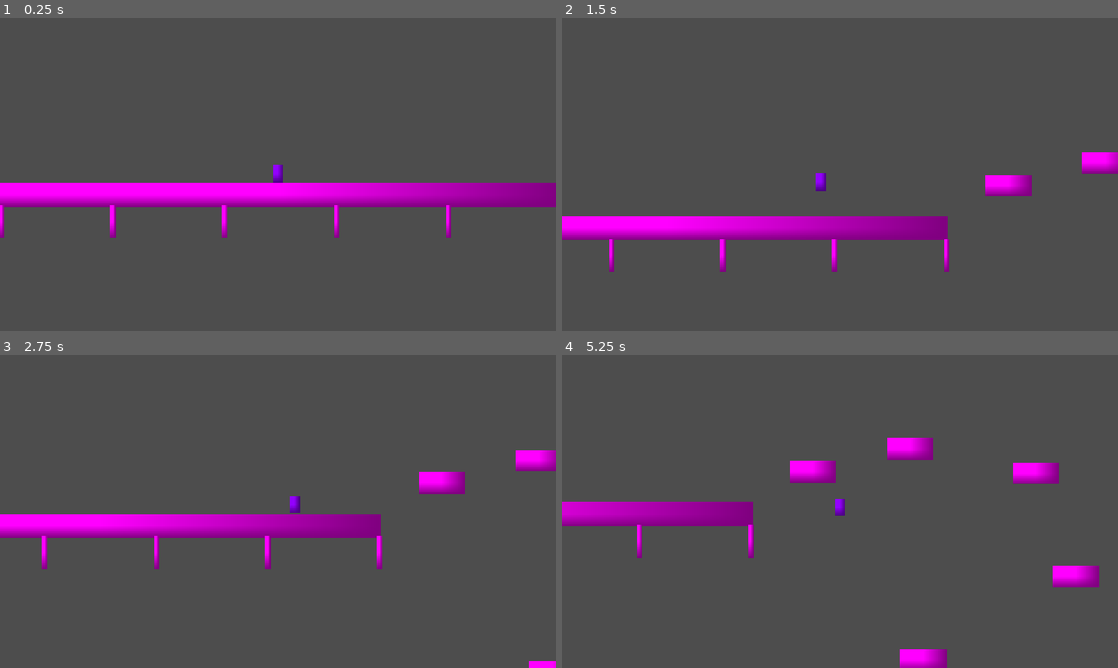
Above: before the commit, frames 1-4 (two rows, left to right).
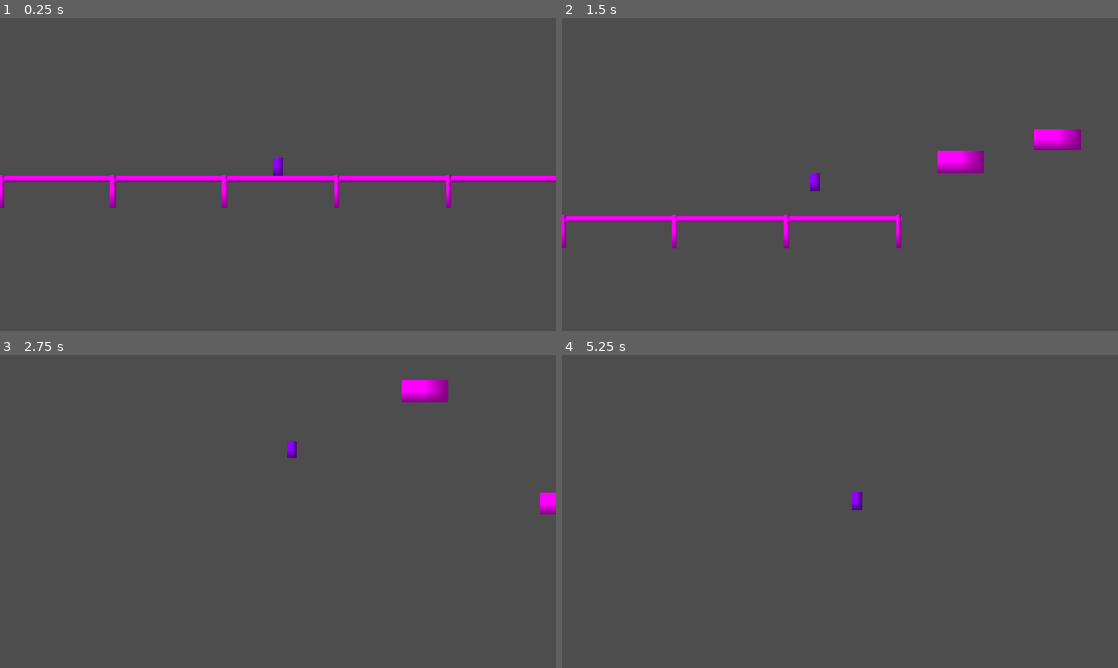
Above: after the commit, the same moments.

Repository: sharwenn-dev/cerulean_eclipse
Game: Godot game, scene res://scenes/test_world.tscn
Two runs of this game, one before a commit and one after it. Both use one fixed random seed, a clock stepped at 60 frames per second and the inputs below.
Inputs:
- Up to frame 1 (0.25 s): no input
- Up to frame 2 (1.5 s): tap Enter (ui_accept) at 0.5, 1.35 s; hold Enter (ui_accept) 0.53-1.28 s; hold D (ui_right) from 0.53 s (still down)
- Up to frame 3 (2.75 s): tap Enter (ui_accept) at 1.52, 1.82 s; release D (ui_right) at 2.03 s; hold A (ui_left) from 2.03 s (still down); hold Enter (ui_accept) from 2.03 s (still down)
- Up to frame 4 (5.25 s): release A (ui_left) at 2.78 s; release Enter (ui_accept) at 2.78 s; hold D (ui_right) 2.78-4.28 s; tap Enter (ui_accept) at 2.85, 3.02, 3.32, 4.35, 4.52, 4.82 s; hold Enter (ui_accept) 3.53-4.28 s; hold A (ui_left) 4.28-5.03 s; hold D (ui_right) from 5.03 s (still down); hold Enter (ui_accept) from 5.03 s (still down)

The runs differ from the first frame. In frame 1, 10% of the frame differs, in the area x 0-100%, y 44-71%; in frame 2, 7.6%; in frame 3, 7.7%; in frame 4, 5.9%.

Commit message:
11/18/2025 Added crude momentum

Diff:
--- a/entities/player.gd
+++ b/entities/player.gd
@@ -1,15 +1,15 @@
 extends CharacterBody2D
-
-const MAX_SPEED: float = 300.0
-const HOVER_MAX_SPEED: float = 400.0
+const NORMAL_MAX_SPEED: float = 400.0
+var MAX_SPEED: float = 400.0
+var HOVER_MAX_SPEED: float = 500.0
 const JUMP_VELOCITY: float = -350.0
 const DOUBLE_JUMP_VELOCITY: float = -650.0
 const AERIAL_ACCELERATION: float = 1200.0
-const TURN_ACCELERATION: float = 3500.0
+const TURN_ACCELERATION: float = 3000.0
 const HOVER_ACCELERATION: float = 1200.0
-const ACCELERATION: float = 2500.0
+const ACCELERATION: float = 1200.0
 const HOVER_FRICTION: float = 3000.0
-const FRICTION: float = 5000.0
+const FRICTION: float = 2000.0
 
 @export var base_gravity: float = 1000.0
 @export var falling_gravity: float = 2000.0
@@ -91,6 +91,9 @@
 	# HOVER MOVEMENT OVERRIDE
 	if state == States.HOVERING:
 		if Input.is_action_just_pressed("ui_accept"):
+			if HOVER_MAX_SPEED > 500.0:
+				MAX_SPEED = HOVER_MAX_SPEED
+			print("OOUT")
 			set_state(States.FALLING)
 
 		var input_x = Input.get_axis("ui_left", "ui_right")
@@ -99,6 +102,9 @@
 
 		var target_vel = Vector2.ZERO
 		if move_vec.length() > 0:
+			HOVER_MAX_SPEED += 5.0 * delta
+
+
 			move_vec = move_vec.normalized()
 			target_vel = move_vec * HOVER_MAX_SPEED
 
@@ -106,8 +112,10 @@
 		var hover_friction = HOVER_FRICTION
 
 		if move_vec.length() > 0:
+
 			velocity = velocity.move_toward(target_vel, hover_accel * delta)
 		else:
+			HOVER_MAX_SPEED = 600.0
 			velocity = velocity.move_toward(Vector2.ZERO, hover_friction * delta)
 
 		move_and_slide()
@@ -117,10 +125,23 @@
 	var target_speed: float = direction * MAX_SPEED
 
 	var accel: float = ACCELERATION
+	if velocity.x >= MAX_SPEED * 0.99 or -velocity.x >= MAX_SPEED * 0.99 :
+		if not is_on_floor():
+			MAX_SPEED += 7.0 * delta
+			print("air sped")
+			print(MAX_SPEED)
+		elif MAX_SPEED > NORMAL_MAX_SPEED:
+			MAX_SPEED -= 4.0 * delta
+			print("Ground speed")
+			print(MAX_SPEED)
+	elif MAX_SPEED > NORMAL_MAX_SPEED:
+			print(MAX_SPEED)
+			MAX_SPEED = NORMAL_MAX_SPEED
 	if direction != 0 and sign(direction) != sign(velocity.x) and velocity.x != 0:
 		accel = TURN_ACCELERATION
-
+		MAX_SPEED = NORMAL_MAX_SPEED
 	if is_on_floor():
+
 		if direction != 0:
 			velocity.x = move_toward(velocity.x, target_speed, accel * delta)
 		else:
--- a/scenes/test_world.tscn
+++ b/scenes/test_world.tscn
@@ -12,6 +12,8 @@
 [node name="TestWorld" type="Node2D"]
 
 [node name="StaticBody2D" type="StaticBody2D" parent="."]
+position = Vector2(-9135, 23)
+scale = Vector2(-21.562737, 0.23110183)
 
 [node name="CollisionShape2D" type="CollisionShape2D" parent="StaticBody2D"]
 position = Vector2(3.75, 0)
@@ -21,9 +23,6 @@
 position = Vector2(-0.12498474, 0)
 scale = Vector2(896.75, 37.999996)
 texture = SubResource("PlaceholderTexture2D_kyfjp")
-
-[node name="Player" parent="StaticBody2D" instance=ExtResource("1_kyfjp")]
-position = Vector2(0, -41)
 
 [node name="StaticBody2D2" type="StaticBody2D" parent="."]
 position = Vector2(547.9999, -68)
@@ -184,3 +183,6 @@
 position = Vector2(449.25, 43)
 scale = Vector2(8.500019, 52.499996)
 texture = SubResource("PlaceholderTexture2D_amxg5")
+
+[node name="Player" parent="." instance=ExtResource("1_kyfjp")]
+position = Vector2(0, -41)
